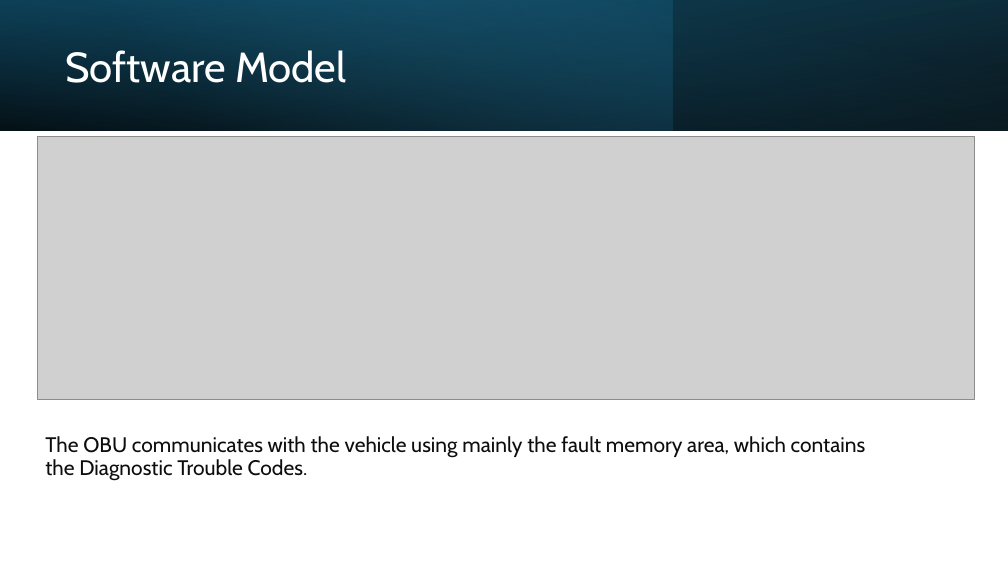
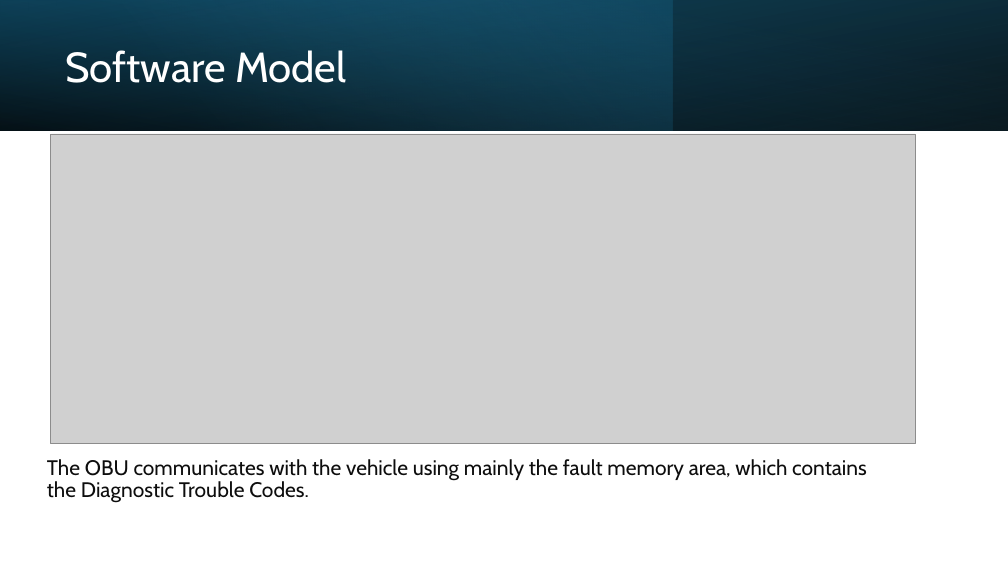
Before and after one commit to LF-RoGu/Model-Base-Systems, a slide deck: slide 12 of Presentation/C-ITS.pptx (slide 11 before the commit). Drawn at 1008x567 pixels with LibreOffice and Linux fonts; fonts in the diff are those of the drawing; grey boxes stand for pictures. Boxes give left, top, right and bottom in pixels: in the first picture for what was removed or moved away, otherwise in the second. Text is boxed around its words. In the diff, an @@ line names an element or a change of style, - is before the commit and + after.

```diff
--- a/Presentation/C-ITS.pptx
+++ b/Presentation/C-ITS.pptx
@@ picture resized from (x1=38, y1=137, x2=975, y2=399) to (x1=51, y1=134, x2=915, y2=444) @@
@@ text "The OBU communicates with the ..." moved from (x1=45, y1=436, x2=866, y2=481) to (x1=47, y1=459, x2=867, y2=503) @@
```
Also in this commit, not shown: 5 other slides changed, 10 slides added, 4 slides removed.
